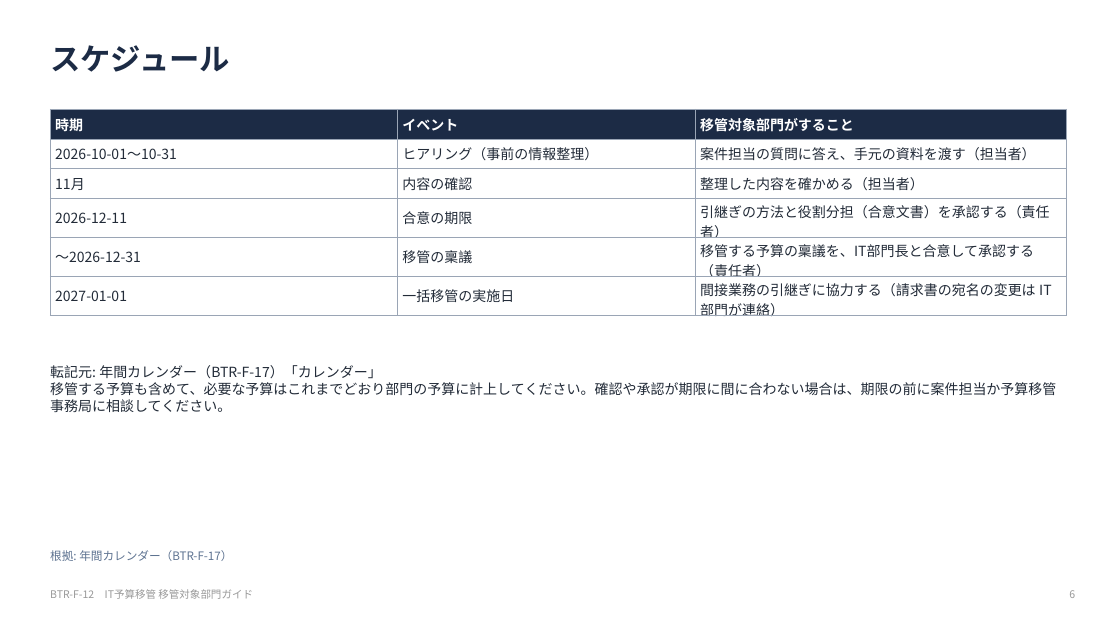
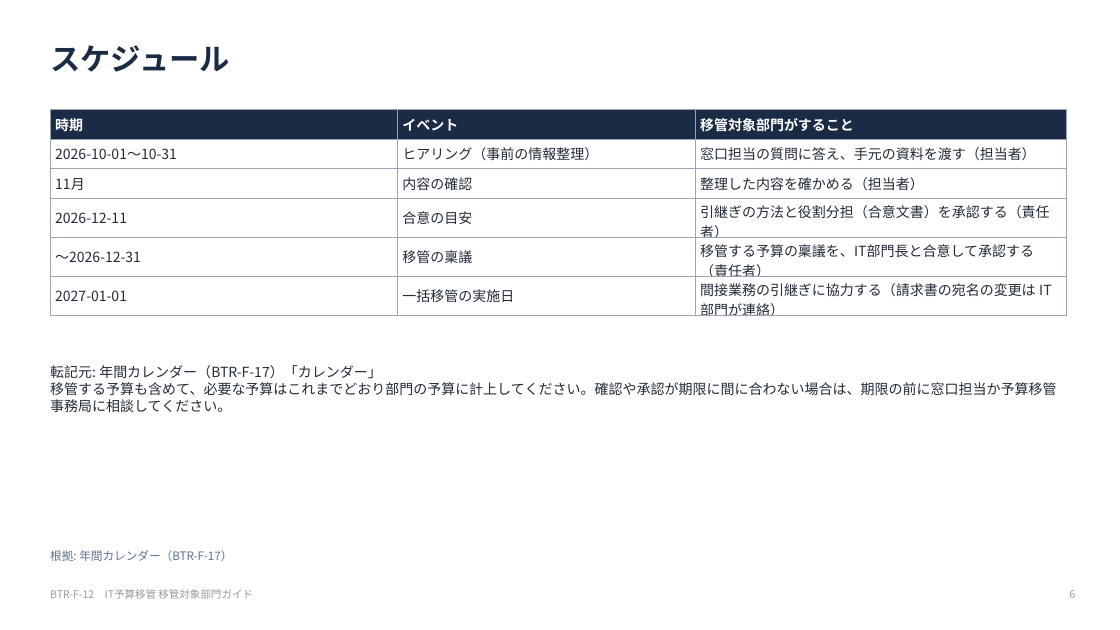
Before and after one commit to hiroyasu-komaki/temp, a slide deck: slide 6 of budget-transfer/reference/12-handbook.pptx. Drawn at 1120x630 pixels with LibreOffice and Linux fonts; fonts in the diff are those of the drawing. Boxes give left, top, right and bottom in pixels: in the first picture for what was removed or moved away, otherwise in the second. Text is boxed around its words. In the diff, an @@ line names an element or a change of style, - is before the commit and + after.

```diff
--- a/budget-transfer/reference/12-handbook.pptx
+++ b/budget-transfer/reference/12-handbook.pptx
@@ table at bbox=[50, 109, 1066, 306] @@
-row 2, column 3: 案件担当の質問に答え、手元の資料を渡す（担当者）
+row 2, column 3: 窓口担当の質問に答え、手元の資料を渡す（担当者）
-row 4, column 2: 合意の期限
+row 4, column 2: 合意の目安
@@ text at bbox=[50, 382, 1056, 412]: text changed @@
-移管する予算も含めて、必要な予算はこれまでどおり部門の予算に計上してください。確認や承認が期限に間に合わない場合は、期限の前に案件担当か予算移管事務局に相談してください。
+移管する予算も含めて、必要な予算はこれまでどおり部門の予算に計上してください。確認や承認が期限に間に合わない場合は、期限の前に窓口担当か予算移管事務局に相談してください。
```
Also in this commit, not shown: 5 other slides changed, 19 other files.
